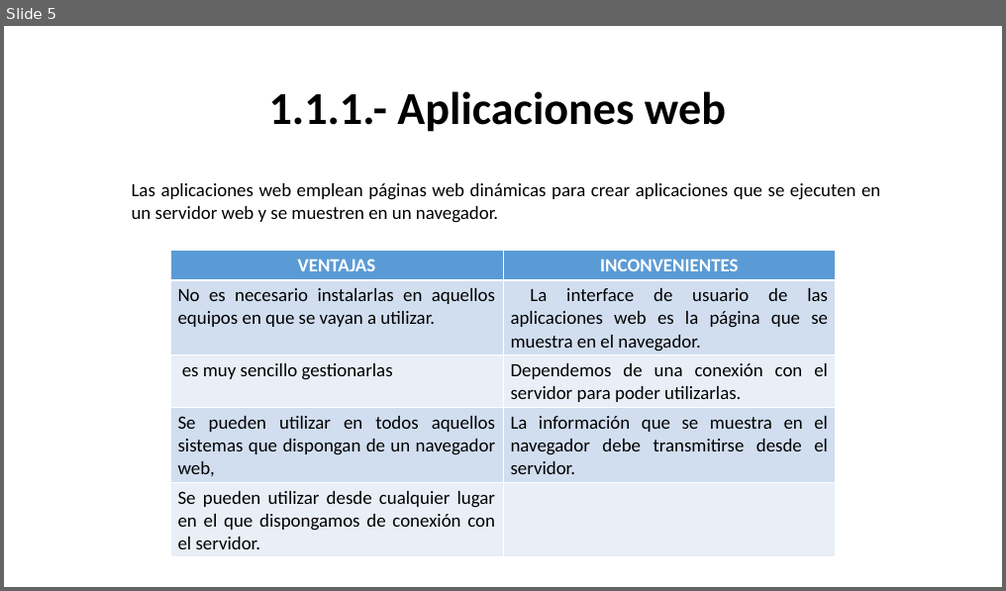
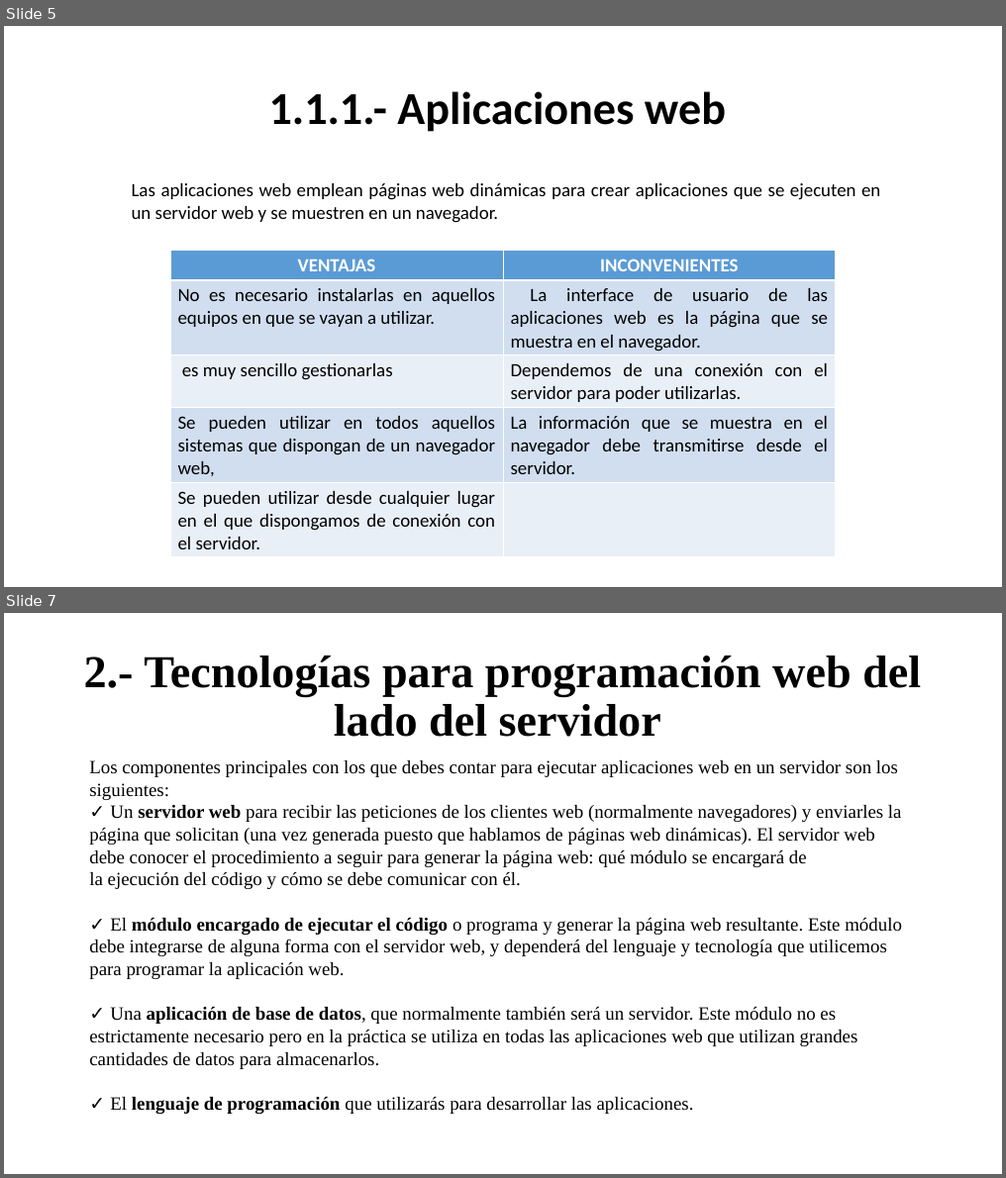
Before and after one commit to raulopsanch/DAW2, a slide deck: Desarrollo web en entorno servidor/Tema_01/Ejercicios/Raúl_Lòpez_Sánchez_Tarea_Tema_1.pptx. Shown one above the other, each under a label of ours: slide 5 before the commit, slides 5 and 7 after it; the slides between them are not shown. The pictures are 1006x591 and 1006x1178 pixels, drawn with LibreOffice and Linux fonts; fonts in the diff are those of the drawing. Boxes give left, top, right and bottom in pixels: in the first picture for what was removed or moved away, otherwise in the second. Text is boxed around its words. In the diff, an @@ line names an element or a change of style, - is before the commit and + after.

```diff
--- a/Desarrollo web en entorno servidor/Tema_01/Ejercicios/Raúl_Lòpez_Sánchez_Tarea_Tema_1.pptx
+++ b/Desarrollo web en entorno servidor/Tema_01/Ejercicios/Raúl_Lòpez_Sánchez_Tarea_Tema_1.pptx
@@ slide 7 added at box(4, 613, 1002, 1174), background #FFFFFF @@
@@ title added at box(84, 656, 921, 737), 44 pt, text #000000, bold @@
+2.- Tecnologías para programación web del lado del servidor
@@ text added at box(89, 761, 902, 1114), 18 pt, text #000000 @@
+Los componentes principales con los que debes contar para ejecutar aplicaciones web en un servidor son los siguientes:
+✓ Un servidor web para recibir las peticiones de los clientes web (normalmente navegadores) y enviarles la página que solicitan (una vez generada puesto que hablamos de páginas web dinámicas). El servidor web debe conocer el procedimiento a seguir para generar la página web: qué módulo se encargará de
+la ejecución del código y cómo se debe comunicar con él.
+✓ El módulo encargado de ejecutar el código o programa y generar la página web resultante. Este módulo debe integrarse de alguna forma con el servidor web, y dependerá del lenguaje y tecnología que utilicemos para programar la aplicación web.
+✓ Una aplicación de base de datos, que normalmente también será un servidor. Este módulo no es estrictamente necesario pero en la práctica se utiliza en todas las aplicaciones web que utilizan grandes cantidades de datos para almacenarlos.
+✓ El lenguaje de programación que utilizarás para desarrollar las aplicaciones.
```
Also in this commit, not shown: 1 slide changed, 7 other slides added.
